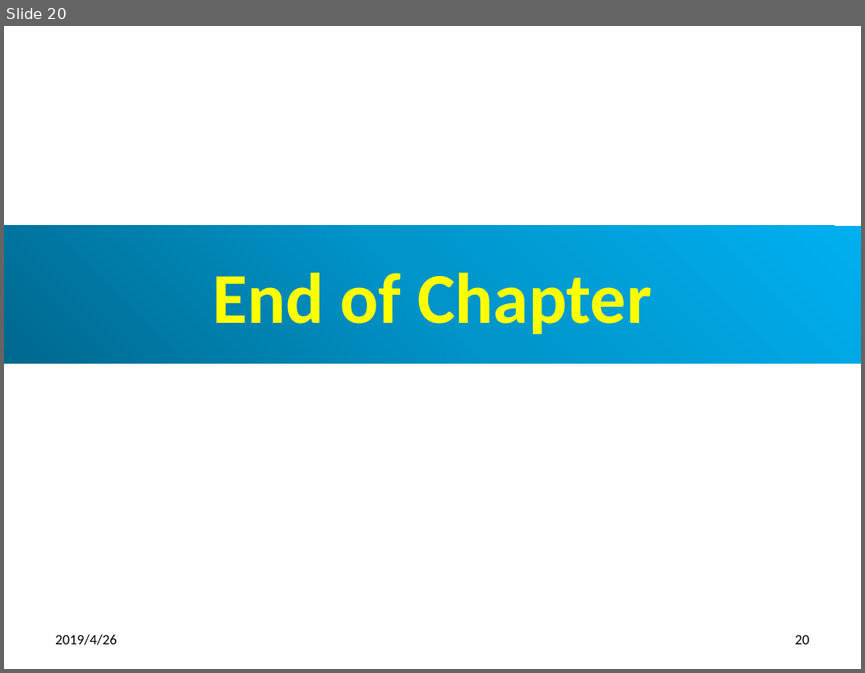
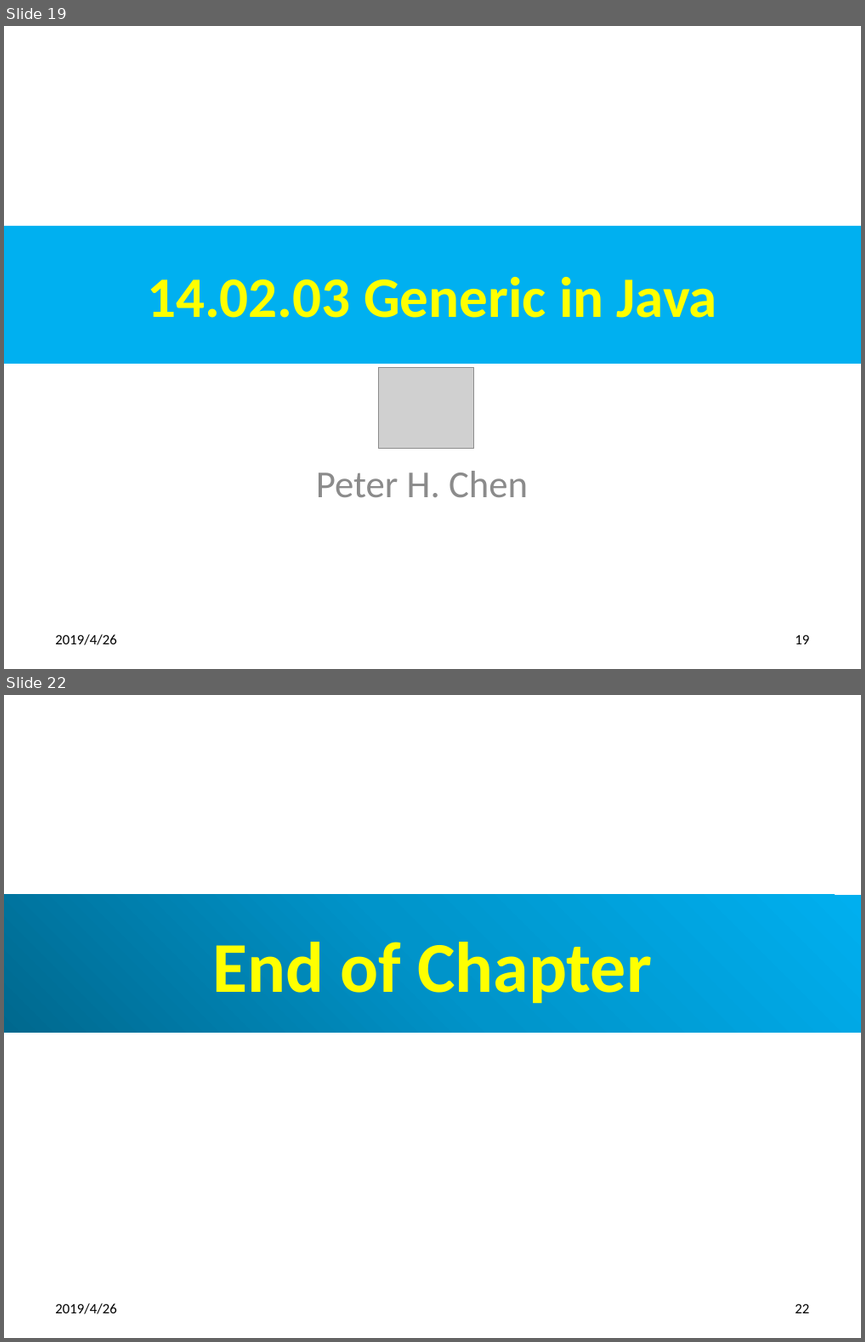
Before and after one commit to peterhchen/100-Java-Topic, a slide deck: 14_01_13_CollectionGeneric/ch1402_CollectionGenericPractical/1402_CollectionGenericPractical.pptx. Shown one above the other, each under a label of ours: slide 20 before the commit, slides 19 and 22 after it; the slides between them are not shown. The pictures are 865x673 and 865x1342 pixels, drawn with LibreOffice and Linux fonts; fonts in the diff are those of the drawing; grey boxes stand for pictures. Boxes give left, top, right and bottom in pixels: in the first picture for what was removed or moved away, otherwise in the second. Text is boxed around its words. In the diff, an @@ line names an element or a change of style, - is before the commit and + after.

```diff
--- a/14_01_13_CollectionGeneric/ch1402_CollectionGenericPractical/1402_CollectionGenericPractical.pptx
+++ b/14_01_13_CollectionGeneric/ch1402_CollectionGenericPractical/1402_CollectionGenericPractical.pptx
@@ slide 19 added at (4,26,861,669), background #FFFFFF @@
@@ title added at (4,226,861,363), fill #00B0F0, 48 pt, text #FFFF00, bold @@
+14.02.03 Generic in Java
@@ picture added at (378,368,473,448) @@
@@ subtitle added at (316,471,528,497), 32 pt, text #8C8C8C @@
+Peter H. Chen
@@ text added at (55,634,116,645), 12 pt, text #000000 @@
+2019/4/26
@@ page number added at (794,635,809,644), 12 pt, text #000000 @@
+19
@@ what was slide 20 is now slide 22 @@
@@ page number at (794,1304,809,1313): text changed @@
-20
+22
```
Also in this commit, not shown: 2 other slides added, 1 slide removed.
